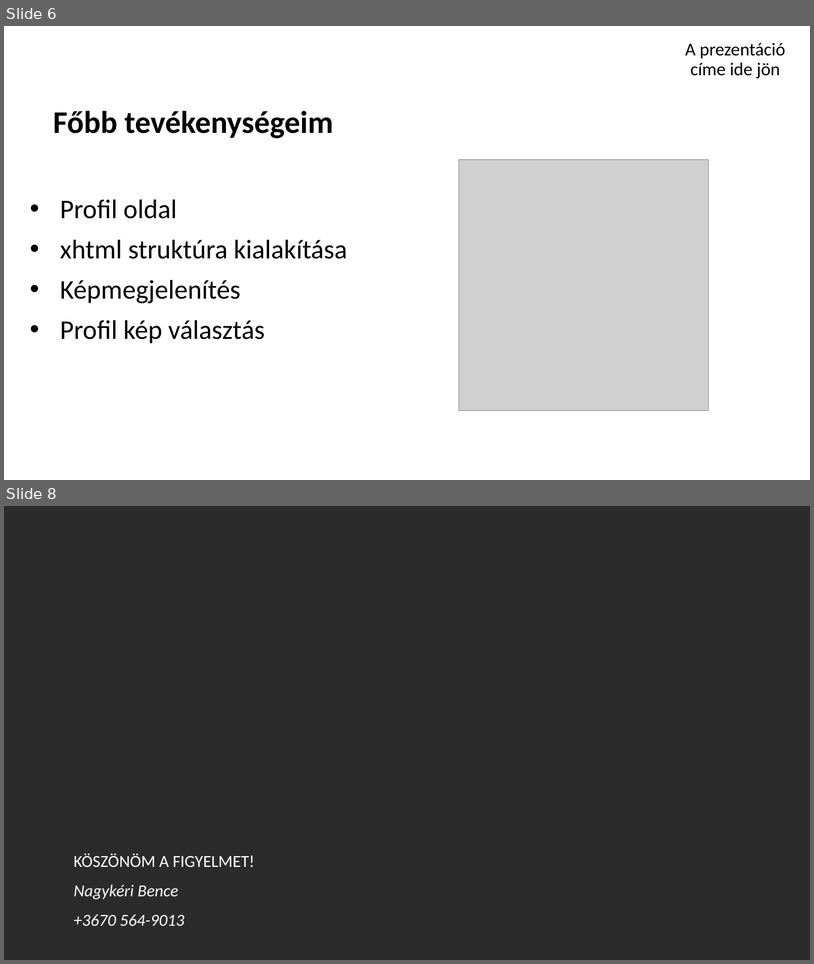
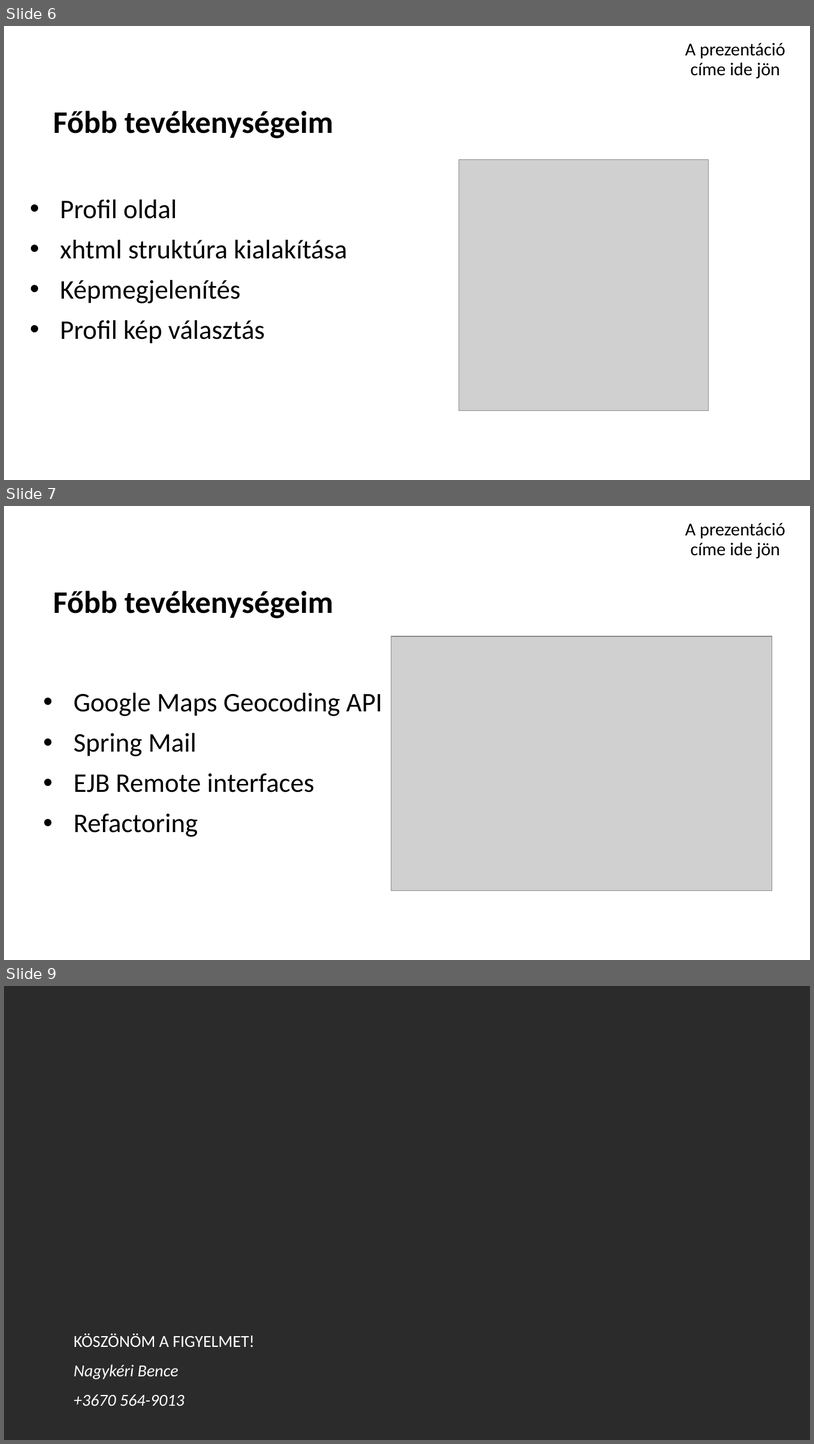
Before and after one commit to schonherz-java-ee-2016-summer/project, a slide deck: presentations/venue/nagykeri_bence/nagykeri_bence_prezi.pptx. Shown one above the other, each under a label of ours: slides 6 and 8 before the commit, slides 6, 7 and 9 after it; the slides between them are not shown. The pictures are 814x964 and 814x1444 pixels, drawn with LibreOffice and Linux fonts; fonts in the diff are those of the drawing; grey boxes stand for pictures; background and template pictures are left out; a plain dark background stands for a picture behind light text. Boxes give left, top, right and bottom in pixels: in the first picture for what was removed or moved away, otherwise in the second. Text is boxed around its words. In the diff, an @@ line names an element or a change of style, - is before the commit and + after.

```diff
--- a/presentations/venue/nagykeri_bence/nagykeri_bence_prezi.pptx
+++ b/presentations/venue/nagykeri_bence/nagykeri_bence_prezi.pptx
@@ slide 7 added at <box>4,506,810,960</box>, background picture (left out) @@
@@ title added at <box>686,523,786,559</box>, 16.2 pt, text #000000 @@
+A prezentáció címe ide jön
@@ subtitle added at <box>53,591,333,618</box>, 28 pt, text #000000, bold @@
+Főbb tevékenységeim
@@ picture added at <box>392,637,773,891</box> @@
@@ text added at <box>74,693,383,837</box>, 24 pt, text #000000 @@
+• Google Maps Geocoding API
+• Spring Mail
+• EJB Remote interfaces
+• Refactoring
@@ what was slide 8 is now slide 9 @@
```
Also in this commit, not shown: 3 slides changed.
